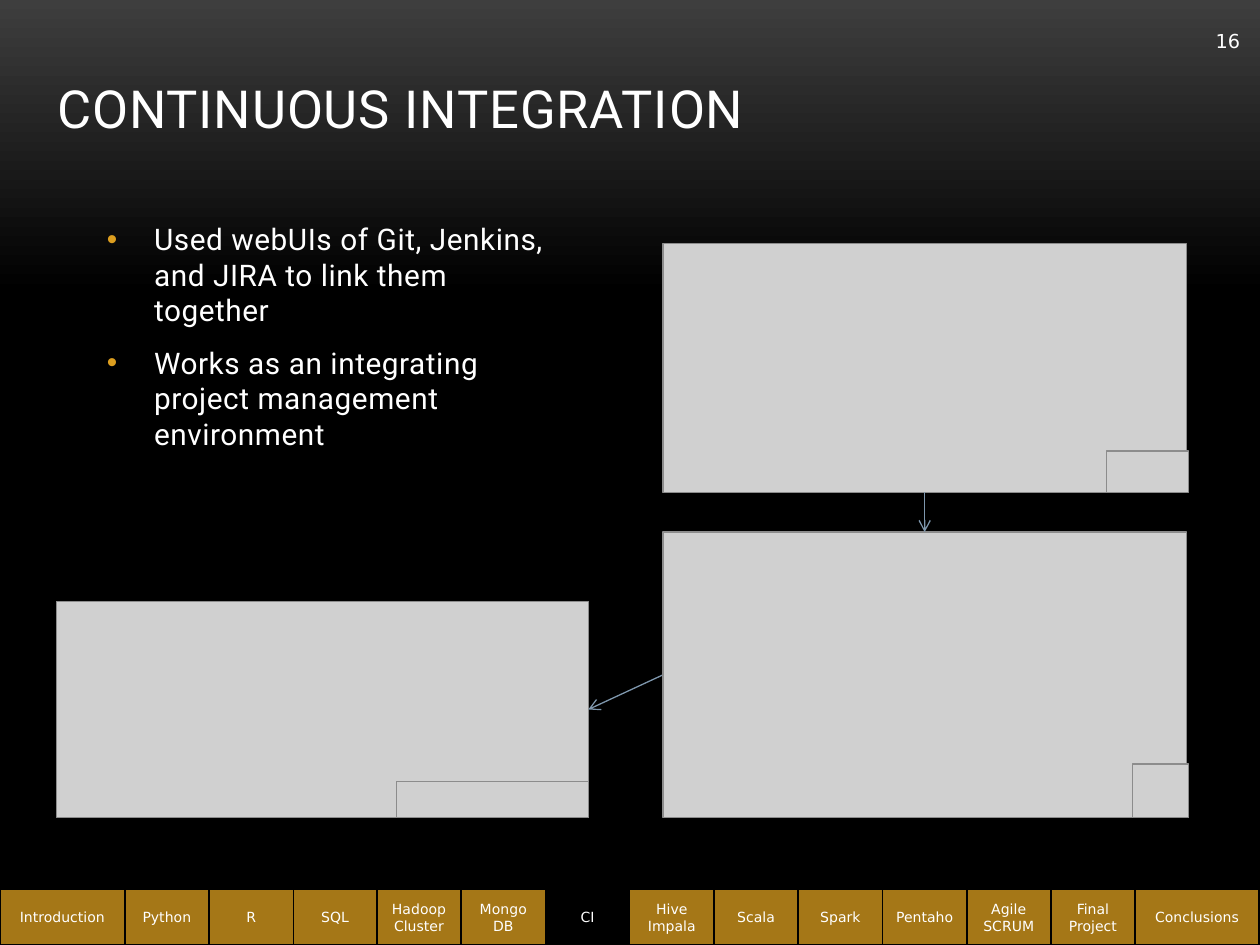
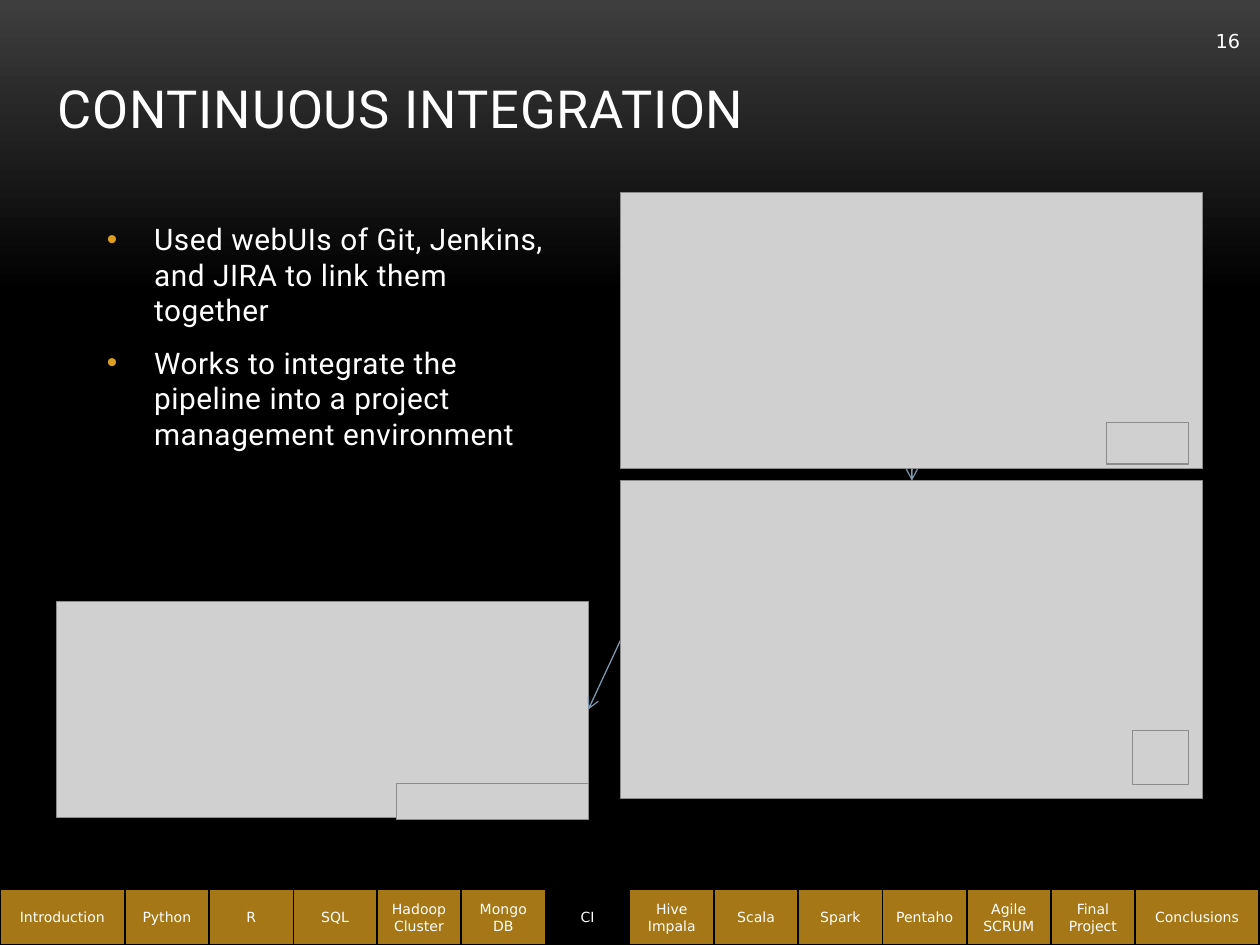
Before and after one commit to abe1ge/teletubbiesQAC, a slide deck: slide 16 of FinalPresentation.pptx. Drawn at 1260x945 pixels with LibreOffice and Linux fonts; fonts in the diff are those of the drawing; grey boxes stand for pictures; background and template pictures are left out. Boxes give left, top, right and bottom in pixels: in the first picture for what was removed or moved away, otherwise in the second. Text is boxed around its words. In the diff, an @@ line names an element or a change of style, - is before the commit and + after.

```diff
--- a/FinalPresentation.pptx
+++ b/FinalPresentation.pptx
@@ picture: place and size @@
-picture at [663, 244, 1186, 493]
+picture at [621, 193, 1203, 469]
@@ text at [154, 351, 514, 452]: text changed @@
-• Works as an integrating project management environment
+• Works to integrate the pipeline into a project management environment
@@ picture: place and size @@
-picture at [1106, 451, 1188, 493]
+picture at [1106, 423, 1188, 465]
@@ arrow moved from (925, 493) - (925, 532) to (912, 469) - (912, 481) @@
@@ picture: place and size @@
-picture at [663, 532, 1186, 818]
+picture at [621, 481, 1203, 799]
@@ arrow moved from (663, 675) - (588, 709) to (621, 640) - (588, 709) @@
@@ picture: place and size @@
-picture at [1133, 764, 1189, 818]
+picture at [1133, 731, 1189, 785]
```
Also in this commit, not shown: 10 other slides changed, 4 slides added.
